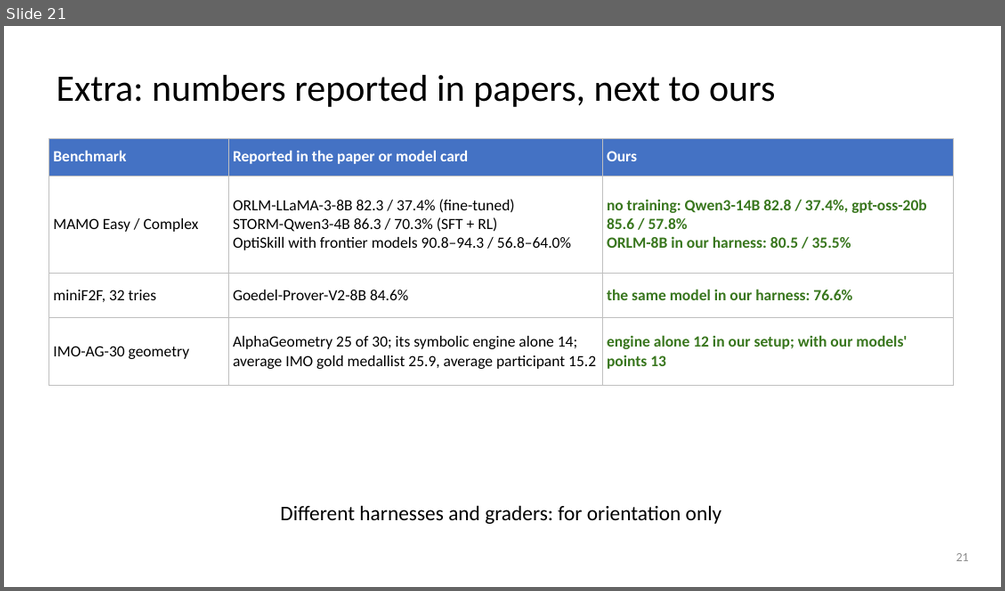
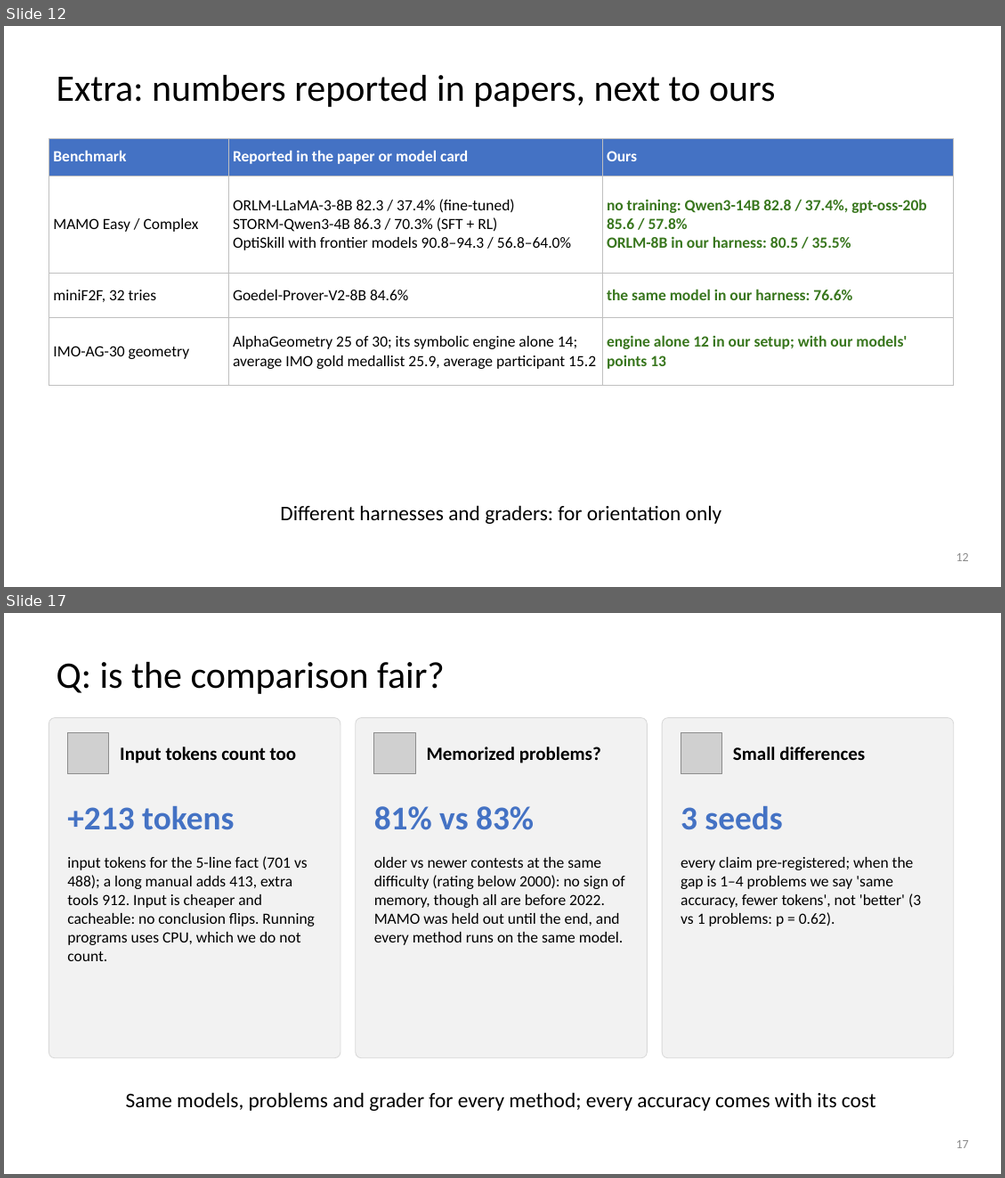
Before and after one commit to dlwns147/CSED490E_Project_Team5, a slide deck: PROPOSAL_slides.pptx. Shown one above the other, each under a label of ours: slide 21 before the commit, slides 12 and 17 after it; the slides between them are not shown. The pictures are 1005x591 and 1005x1178 pixels, drawn with LibreOffice and Linux fonts; fonts in the diff are those of the drawing; grey boxes stand for pictures. Boxes give left, top, right and bottom in pixels: in the first picture for what was removed or moved away, otherwise in the second. Text is boxed around its words. In the diff, an @@ line names an element or a change of style, - is before the commit and + after.

```diff
--- a/PROPOSAL_slides.pptx
+++ b/PROPOSAL_slides.pptx
@@ slide 17 added at (4, 613, 1001, 1174), background #FFFFFF @@
@@ title added at (57, 662, 445, 694), 36 pt, text #000000 @@
+Q: is the comparison fair?
@@ rounded rectangle added at (48, 718, 340, 1058), fill #F2F2F2, outline #D9D9D9 0.75 pt @@
@@ rounded rectangle added at (356, 718, 647, 1058), fill #F2F2F2, outline #D9D9D9 0.75 pt @@
@@ rounded rectangle added at (662, 718, 954, 1058), fill #F2F2F2, outline #D9D9D9 0.75 pt @@
@@ picture added at (67, 732, 109, 774) @@
@@ picture added at (374, 732, 415, 774) @@
@@ picture added at (680, 732, 722, 774) @@
@@ text added at (120, 747, 297, 763), 18 pt, text #000000, bold @@
+Input tokens count too
@@ text added at (427, 747, 601, 763), 18 pt, text #000000, bold @@
+Memorized problems?
@@ text added at (733, 747, 865, 760), 18 pt, text #000000, bold @@
+Small differences
@@ text added at (67, 806, 234, 830), 32 pt, text #4472C4, bold @@
++213 tokens
@@ text added at (374, 806, 534, 830), 32 pt, text #4472C4, bold @@
+81% vs 83%
@@ text added at (680, 806, 782, 830), 32 pt, text #4472C4, bold @@
+3 seeds
@@ text added at (67, 856, 314, 961), 15 pt, text #000000 @@
+input tokens for the 5-line fact (701 vs 488); a long manual adds 413, extra tools 912. Input is cheaper and cacheable: no conclusion flips. Running programs uses CPU, which we do not count.
@@ text added at (374, 857, 625, 945), 15 pt, text #000000 @@
+older vs newer contests at the same difficulty (rating below 2000): no sign of memory, though all are before 2022. MAMO was held out until the end, and every method runs on the same model.
@@ text added at (680, 857, 921, 926), 15 pt, text #000000 @@
+every claim pre-registered; when the gap is 1–4 problems we say 'same accuracy, fewer tokens', not 'better' (3 vs 1 problems: p = 0.62).
@@ text added at (126, 1092, 876, 1111), 20 pt, text #000000 @@
+Same models, problems and grader for every method; every accuracy comes with its cost
@@ page number added at (956, 1140, 969, 1148), 12 pt, text #8C8C8C @@
+17
@@ what was slide 21 is now slide 12 @@
@@ page number at (956, 553, 969, 561): text changed @@
-21
+12
```
Also in this commit, not shown: 3 slides changed, 5 other slides added, 1 slide removed, 4 other files.
